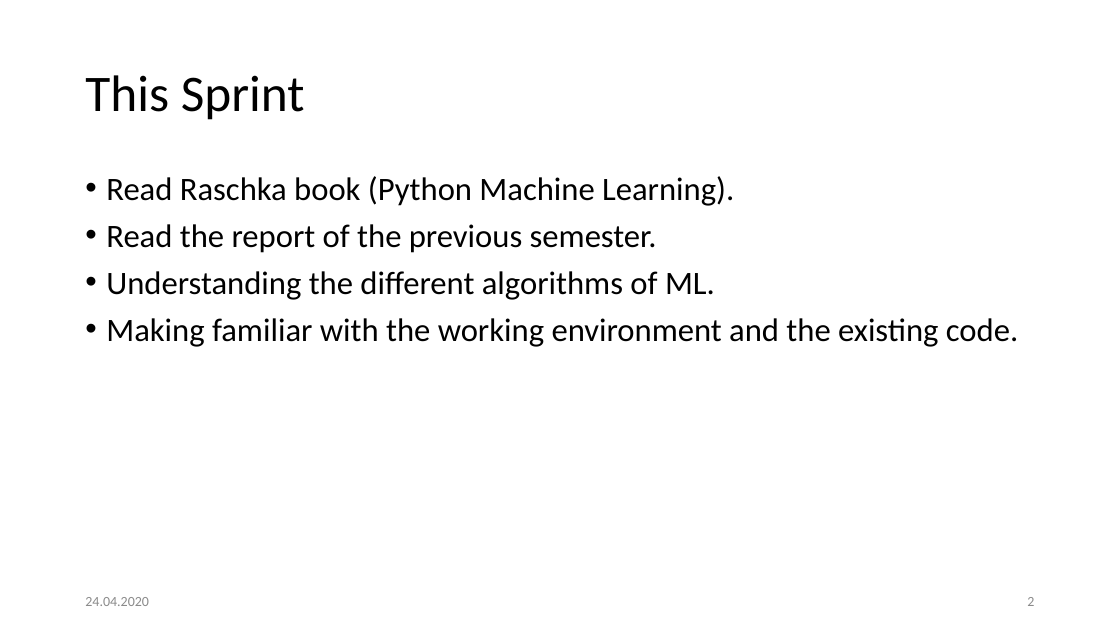
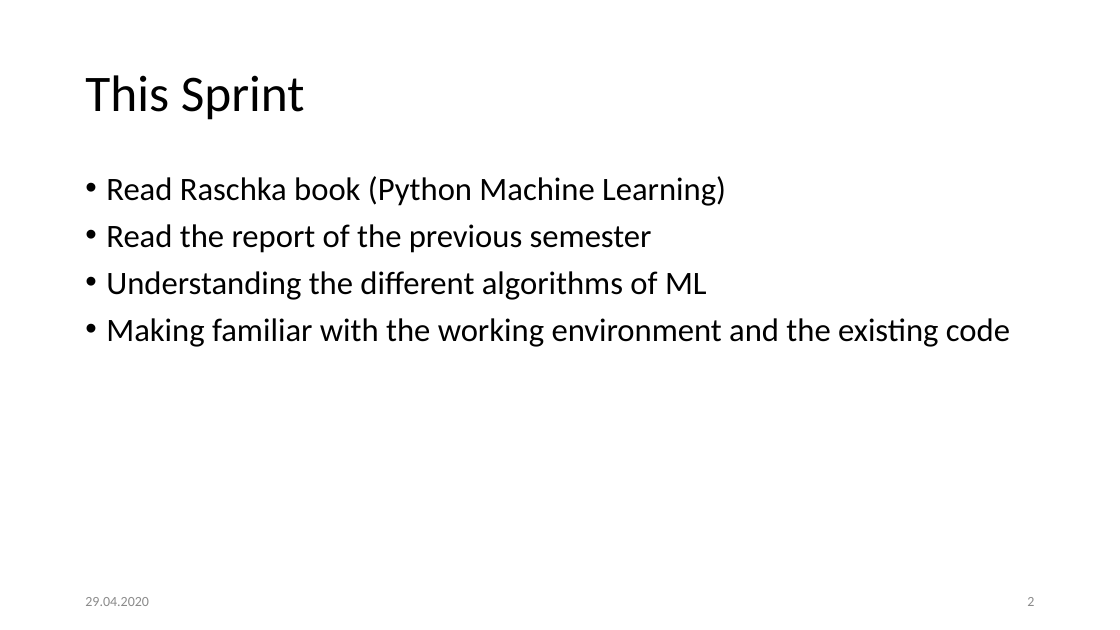
Before and after one commit to Khaledjallouli/project, a slide deck: slide 2 of Daily/sprint6/Sprint6_Review.pptx. Drawn at 1120x630 pixels with LibreOffice and Linux fonts; fonts in the diff are those of the drawing; background and template pictures are left out. Boxes give left, top, right and bottom in pixels: in the first picture for what was removed or moved away, otherwise in the second. Text is boxed around its words. In the diff, an @@ line names an element or a change of style, - is before the commit and + after.

Commit message:
update sprint review

```diff
--- a/Daily/sprint6/Sprint6_Review.pptx
+++ b/Daily/sprint6/Sprint6_Review.pptx
@@ text at (x1=106, y1=176, x2=1010, y2=347): text changed @@
-• Read Raschka book (Python Machine Learning).
-• Read the report of the previous semester.
-• Understanding the different algorithms of ML.
-• Making familiar with the working environment and the existing code.
+• Read Raschka book (Python Machine Learning)
+• Read the report of the previous semester
+• Understanding the different algorithms of ML
+• Making familiar with the working environment and the existing code
@@ text at (x1=85, y1=597, x2=149, y2=606): text changed @@
-24.04.2020
+29.04.2020
```
Also in this commit, not shown: 7 other slides changed.
